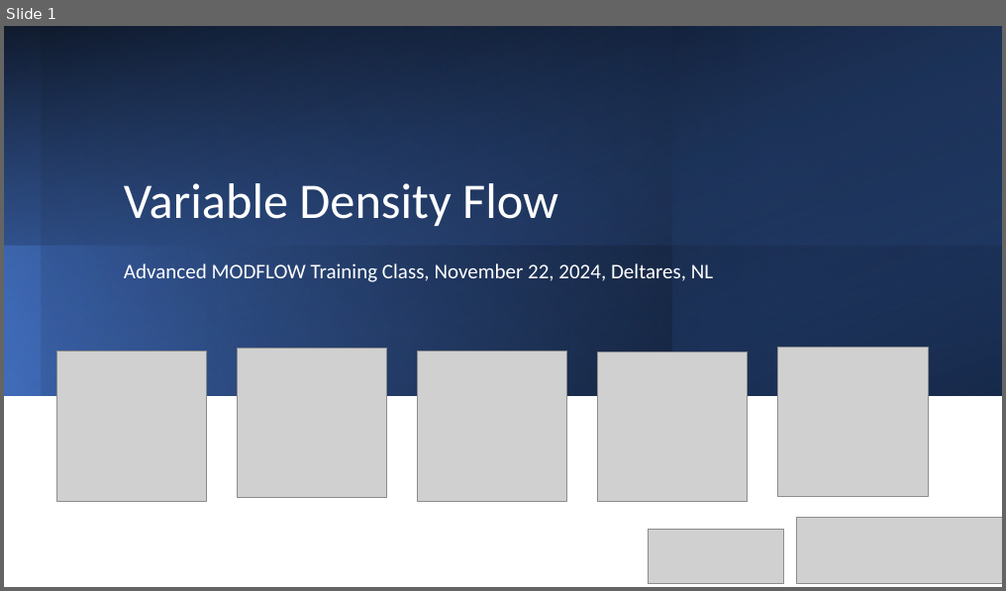
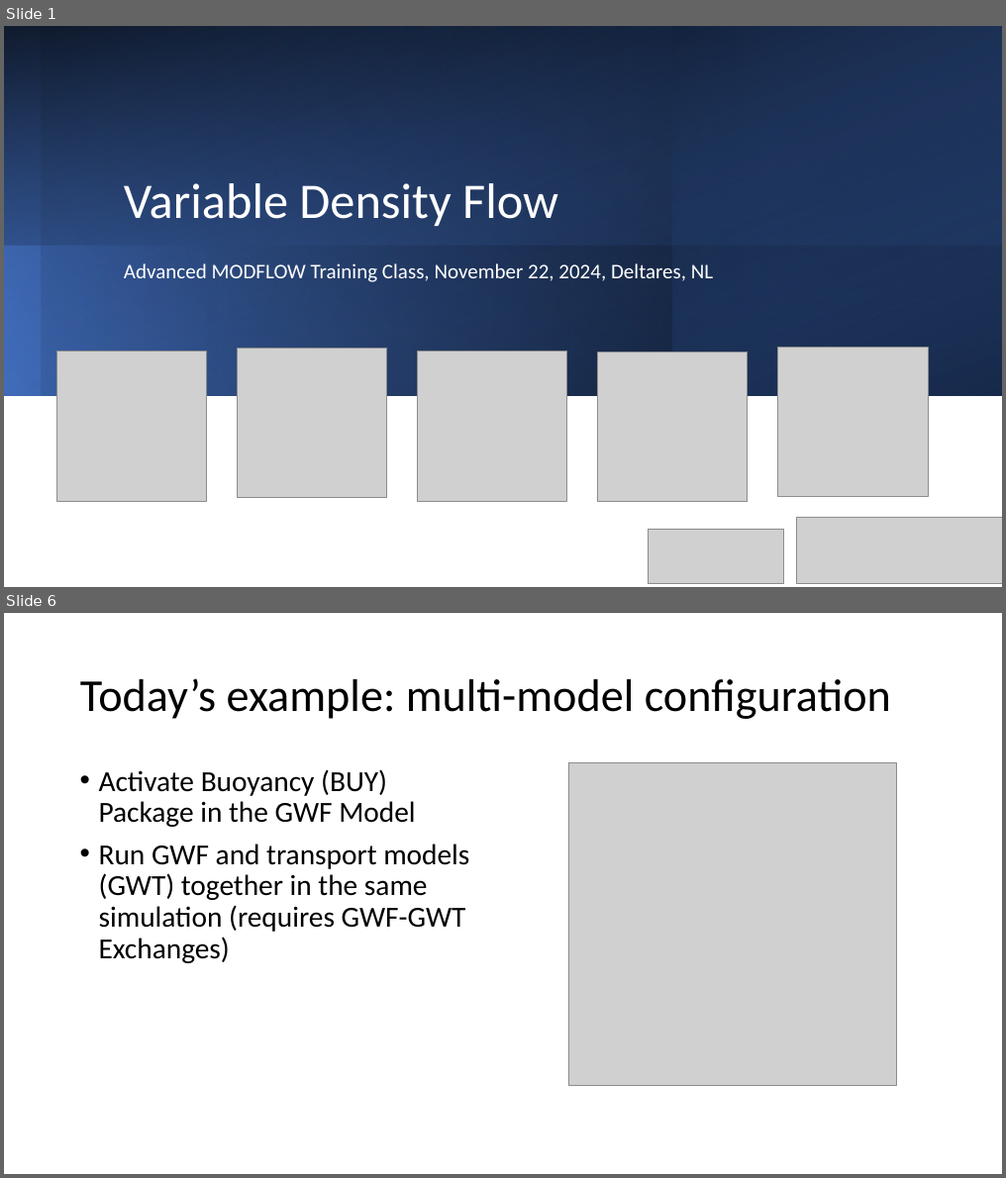
Before and after one commit to martclanor/modflow-dsd24, a slide deck: presentations/2-Variable_Density_Flow.pptx. Shown one above the other, each under a label of ours: slide 1 before the commit, slides 1 and 6 after it; the slides between them are not shown. The pictures are 1006x591 and 1006x1178 pixels, drawn with LibreOffice and Linux fonts; fonts in the diff are those of the drawing; grey boxes stand for pictures. Boxes give left, top, right and bottom in pixels: in the first picture for what was removed or moved away, otherwise in the second. Text is boxed around its words. In the diff, an @@ line names an element or a change of style, - is before the commit and + after.

```diff
--- a/presentations/2-Variable_Density_Flow.pptx
+++ b/presentations/2-Variable_Density_Flow.pptx
@@ slide 6 added at box(4, 613, 1002, 1174), background #FFFFFF @@
@@ title added at box(80, 678, 891, 719), 44 pt, text #000000 @@
+Today’s example: multi-model configuration
@@ text added at box(99, 769, 469, 963), 28 pt, text #000000 @@
+• Activate Buoyancy (BUY) Package in the GWF Model
+• Run GWF and transport models (GWT) together in the same simulation (requires GWF-GWT Exchanges)
@@ picture added at box(568, 762, 896, 1086) @@
```
Also in this commit, not shown: 4 other slides added, 3 slides removed, 1 other file.
